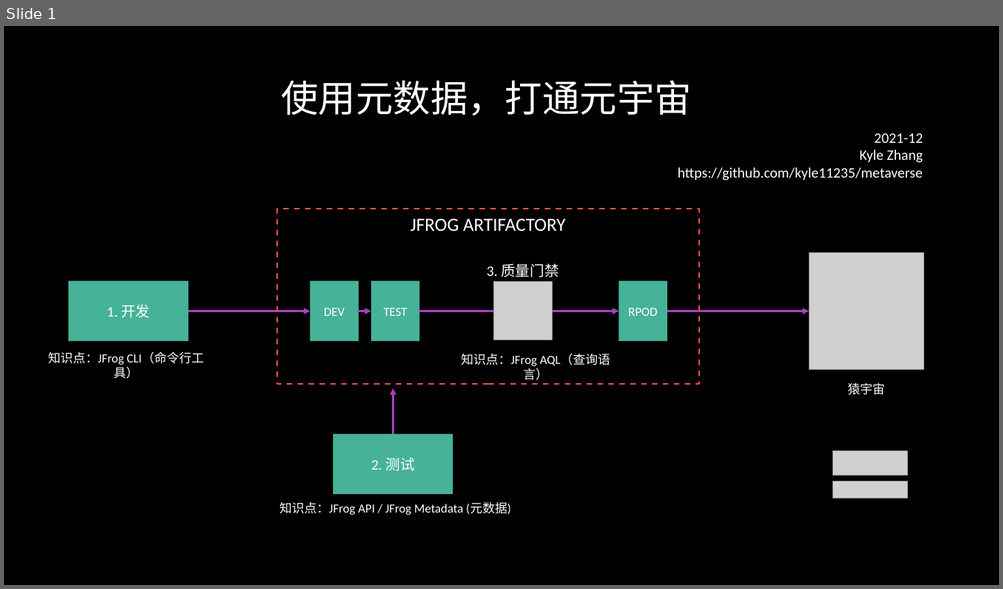
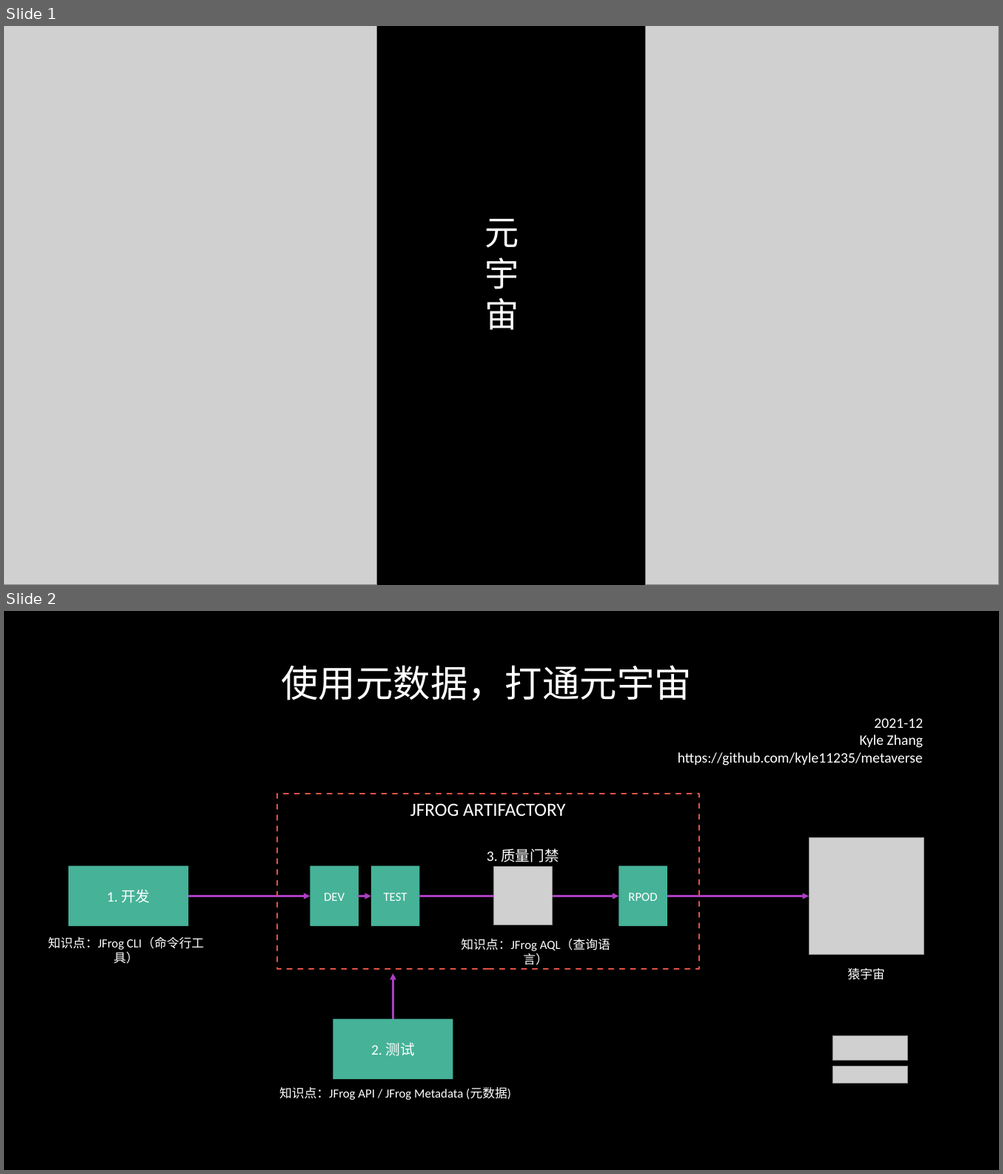
Before and after one commit to kyle11235/metaverse, a slide deck: ui/images/meta.pptx. Shown one above the other, each under a label of ours: slide 1 before the commit, slides 1 and 2 after it. The pictures are 1003x589 and 1003x1174 pixels, drawn with LibreOffice and Linux fonts; fonts in the diff are those of the drawing; grey boxes stand for pictures; background and template pictures are left out. Boxes give left, top, right and bottom in pixels: in the first picture for what was removed or moved away, otherwise in the second. Text is boxed around its words. In the diff, an @@ line names an element or a change of style, - is before the commit and + after.

```diff
--- a/ui/images/meta.pptx
+++ b/ui/images/meta.pptx
@@ slide 1 added at box(4, 26, 999, 585), background picture (left out) @@
@@ picture added at box(4, 26, 377, 585) @@
@@ picture added at box(646, 26, 999, 585) @@
@@ text added at box(485, 218, 519, 330), 33 pt, text #FFFFFF @@
+元宇宙
@@ what was slide 1 is now slide 2 @@
```
Also in this commit, not shown: 1 slide changed, 5 other files.
